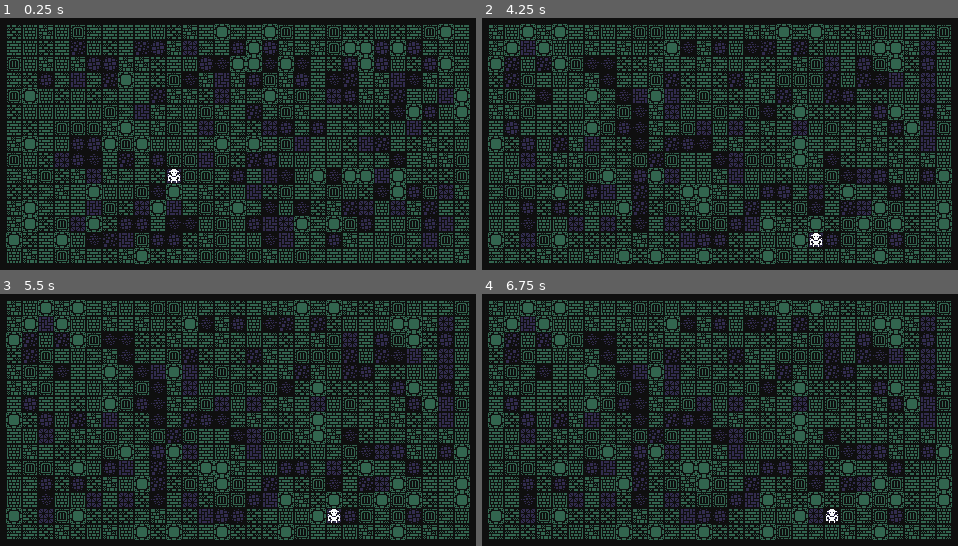
Above: before the commit, frames 1-4 (two rows, left to right).
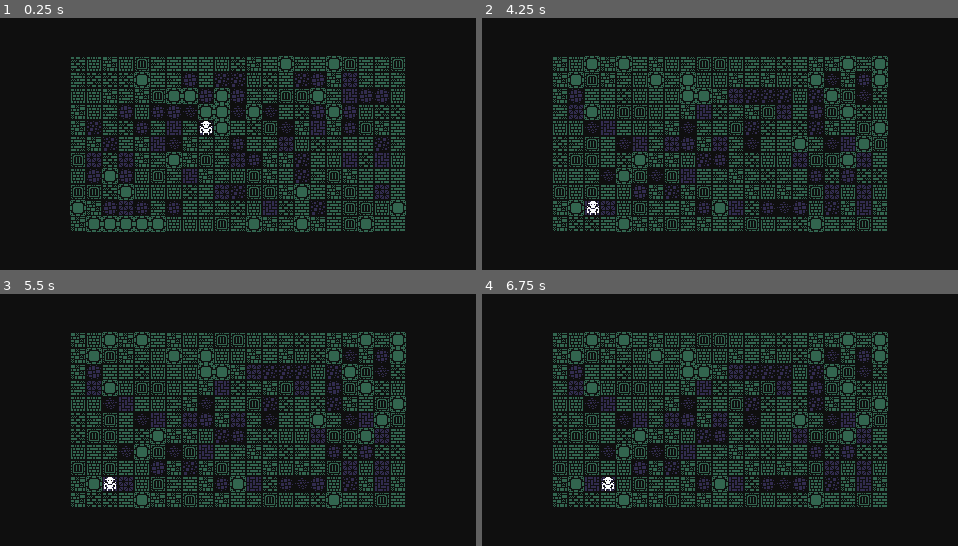
Above: after the commit, the same moments.

Repository: kaime-welsh/soulgrid
Game: Godot game, scene res://main.tscn
Two runs of this game, one before a commit and one after it. Both use one fixed random seed, a clock stepped at 60 frames per second and the inputs below.
Inputs:
- Up to frame 1 (0.25 s): no input
- Up to frame 2 (4.25 s): tap Enter at 0.5, 2, 3.5 s; hold D (move_right) 0.53-1.28 s; tap Space at 1.25, 2.75 s; hold S (move_down) 1.28-2.03 s; hold D (move_right) 2.03-2.78 s; hold W (move_up) 2.78-3.53 s; hold A (move_left) from 3.53 s (still down); tap R (regen_map) at 4.15 s
- Up to frame 3 (5.5 s): tap Space at 5 s; release A (move_left) at 5.03 s; hold S (move_down) from 5.03 s (still down)
- Up to frame 4 (6.75 s): release S (move_down) at 5.78 s; hold D (move_right) 5.78-6.53 s; hold W (move_up) from 6.53 s (still down)

The runs differ from the first frame. In frame 1, 39% of the frame differs, in the area x 1-99%, y 2-98%; in frame 2, 38%; in frame 3, 38%; in frame 4, 38%.

Commit message:
[fix]: fixed tile generation to make sure there is always at least 2 open tiles

Diff:
--- a/scenes/level.gd
+++ b/scenes/level.gd
@@ -10,6 +10,7 @@
 @export var gameSeed := "12345"
 
 var entities_at: Dictionary[Vector2i, Entity]
+var open_cells: Array[Vector2i]
 
 
 func generate_floor() -> void:
@@ -18,7 +19,25 @@
 		float(map_size.x / 2) * Config.CELL_SIZE + 8,
 		float(map_size.y / 2) * Config.CELL_SIZE + 8
 	)
-	var open_cells: Array[Vector2i]
+
+	open_cells.clear()
+	while open_cells.size() <= 1:
+		_generate_tiles()
+
+	open_cells.shuffle()
+	player.teleport(open_cells.pop_back())
+	entities_at[player.grid_position] = player
+
+func _ready() -> void:
+	map_size = clamp(map_size, Vector2i(5, 5), Vector2i(29, 15))
+	generate_floor()
+	seed(int(gameSeed))
+
+func _unhandled_input(event: InputEvent) -> void:
+	if event.is_action_pressed("regen_map"):
+		generate_floor()
+
+func _generate_tiles() -> void:
 	solids_tilemap.clear()
 	for y in range(map_size.y):
 		for x in range(map_size.x):
@@ -34,16 +53,3 @@
 				continue
 
 			open_cells.push_back(cell_pos)
-
-	open_cells.shuffle()
-	player.teleport(open_cells.pop_back())
-	entities_at[player.grid_position] = player
-
-func _ready() -> void:
-	map_size = clamp(map_size, Vector2i(5, 5), Vector2i(29, 15))
-	generate_floor()
-	seed(int(gameSeed))
-
-func _unhandled_input(event: InputEvent) -> void:
-	if event.is_action_pressed("regen_map"):
-		generate_floor()
--- a/scenes/level.tscn
+++ b/scenes/level.tscn
@@ -57,7 +57,6 @@
 player = NodePath("Player")
 enemies = NodePath("Enemies")
 solids_tilemap = NodePath("Tiles")
-map_size = Vector2i(32, 10)
 
 [node name="Camera2D" type="Camera2D" parent="." unique_id=1014118334]
 
Not shown, added: todo.md
